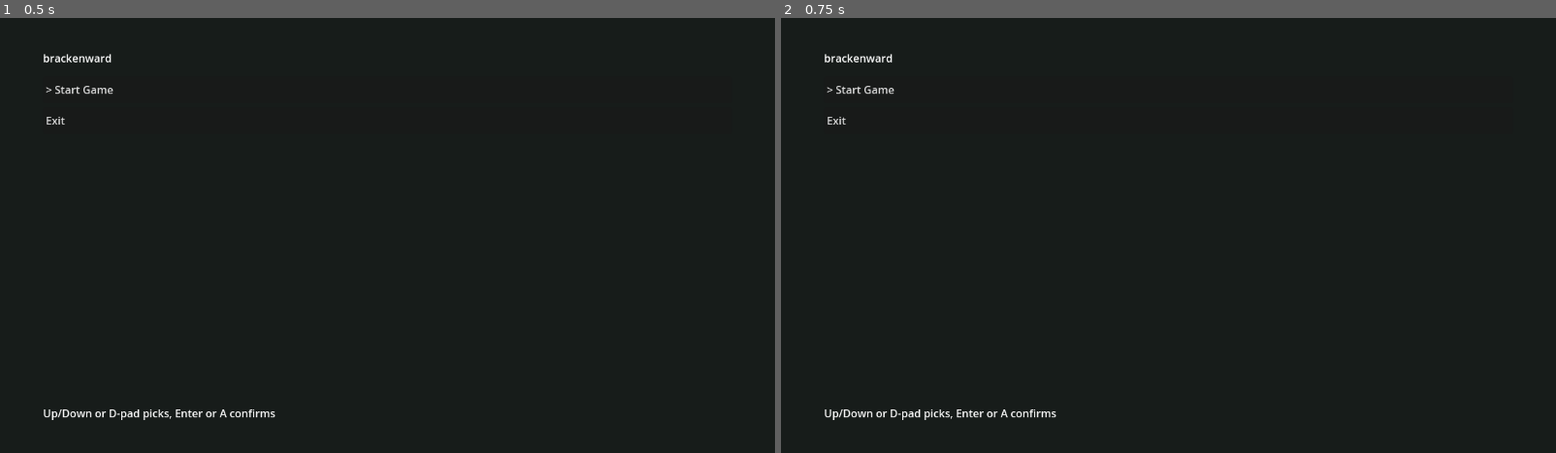
Above: before the commit, frames 1-2 (left to right).
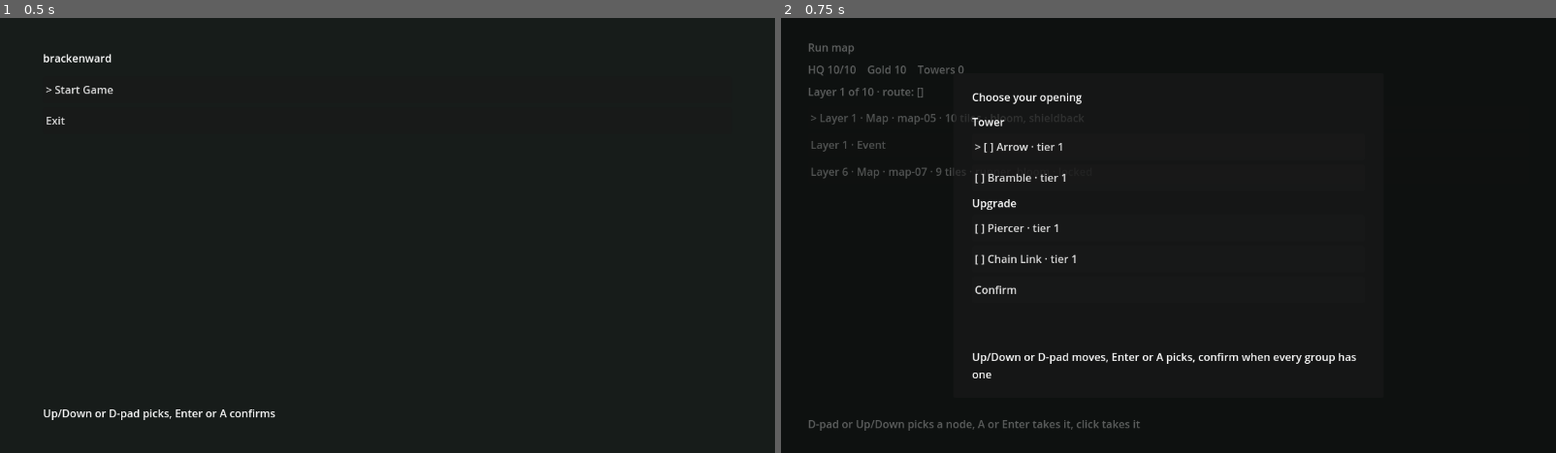
Above: after the commit, the same moments.

Repository: Guibrush/brackenward
Game: Godot game, scene res://scenes/boot.tscn
Two runs of this game, one before a commit and one after it. Both use one fixed random seed, a clock stepped at 60 frames per second and the inputs below.
Inputs:
- Up to frame 1 (0.5 s): no input
- Up to frame 2 (0.75 s): click "> Start Game" at 0.5 s

Frame 1 is identical in both runs. In frame 2, 2.5% of the frame differs, in the area x 3-75%, y 5-95%.
Error before the commit: Cannot call method 'instantiate' on a null value. (res://src/ui/boot.gd:484)

Commit message:
feat(ui): the tower window is reachable from the bar and the board
Steps 4-7 of the wiring: the run refuses to start without the window scene, the open handler exists before anything connects to it, the panel raises tower_inspected for a placed tower only, and boot.tscn carries the scene reference.

I added the scene reference myself after the dispatch stopped one step short: without it the boot refused every run, because the refusal landed before the reference did. A broken game is worse than an unwired window.

Still missing: closing the window on level completion, and the demo/frame evidence. The window opens; nothing yet proves what it does.

Agent: eng/gameplay
Task: T-0074

Diff:
--- a/scenes/boot.tscn
+++ b/scenes/boot.tscn
@@ -6,6 +6,7 @@
 [ext_resource type="PackedScene" path="res://scenes/main.tscn" id="4_level"]
 [ext_resource type="PackedScene" path="res://scenes/choice_modal.tscn" id="5_modal"]
 [ext_resource type="PackedScene" path="res://scenes/inventory_bar.tscn" id="6_bar"]
+[ext_resource type="PackedScene" path="res://scenes/tower_window.tscn" id="7_window"]
 
 [node name="Boot" type="Control"]
 layout_mode = 3
@@ -21,6 +22,7 @@
 level_scene = ExtResource("4_level")
 choice_modal_scene = ExtResource("5_modal")
 inventory_bar_scene = ExtResource("6_bar")
+tower_window_scene = ExtResource("7_window")
 
 [node name="Backdrop" type="ColorRect" parent="."]
 layout_mode = 1
--- a/src/ui/boot.gd
+++ b/src/ui/boot.gd
@@ -341,6 +341,16 @@
 		# rather than opened and left thin.
 		_refuse("start a run", "inventory_bar_scene is not wired: the run would have no inventory view")
 		return false
+	if tower_window_scene == null:
+		# The window is the only door to a tower's tier, what it carries and its
+		# three actions (T-0074), and the only place an upgrade in hand can be
+		# equipped. A run without it would hold towers the player can never open,
+		# so the run is refused here rather than opened half-playable.
+		_refuse(
+			"start a run",
+			"tower_window_scene is not wired: the run would have no tower window"
+		)
+		return false
 	if hud_layer_path.is_empty() or get_node_or_null(hud_layer_path) == null:
 		_refuse("start a run", "the HUD layer '%s' is missing from the scene" % hud_layer_path)
 		return false
@@ -424,6 +434,7 @@
 	# outlive it, or the next run's map would be held by a dead choice.
 	_free_opening_modal()
 	_free_inventory_bar()
+	_free_tower_window()
 	if _map_screen != null:
 		_map_screen.name = "MapScreen@released"
 		_map_screen.queue_free()
@@ -470,9 +481,9 @@
 
 
 ## The run's tower window: mounted after the bar so it draws over it, and bound to
-## the same session. Its two doors (the bar's `tower_selected` and the build
-## panel's `tower_inspected`) are wired in `_wire_level_panel()` and
-## `_mount_tower_window()` - see the notes there.
+## the same session. The bar's `tower_selected` door is wired here, with the mount;
+## the level's `tower_inspected` door and the arena are wired per level in
+## `_wire_level_panel()` - see the notes there.
 func _mount_tower_window() -> bool:
 	if _flow == null:
 		_refuse("mount the tower window", "no run has started")
@@ -497,6 +508,12 @@
 		window.queue_free()
 		return false
 	_tower_window = window
+	# The bar's door, wired where the bar is: the bar is the one inventory view on
+	# both screens, so a click on a tower in hand opens the window on the map as well
+	# as in a level - and the map is where a tower in hand is selected to equip
+	# (T-0074). The level's door follows in `_wire_level_panel()`.
+	if _inventory_bar != null and is_instance_valid(_inventory_bar):
+		_connect(_inventory_bar, "tower_selected", _on_tower_open_requested)
 	_print_hud("mount_window", "the run began")
 	return true
 
@@ -543,6 +560,27 @@
 	window.unbind()
 	window.name = "TowerWindow@released"
 	window.queue_free()
+
+
+## The one door both of the window's sources reach (T-0074): the bar's
+## `tower_selected` - a click on a tower in hand, on the map screen as well as in a
+## level - and the level's build panel `tower_inspected`, raised for a click on a
+## **placed** tower only. One handler, so the two sources cannot open two windows
+## or disagree about which ids open one.
+##
+## A negative id is "nothing is selected" (the bar sends -1 when its own selection
+## is dropped), not a tower that could not be found: it is ignored silently rather
+## than printed as a refusal, because nothing went wrong.
+func _on_tower_open_requested(instance_id: int) -> void:
+	if instance_id < 0:
+		return
+	if _tower_window == null or not is_instance_valid(_tower_window):
+		_refuse("open the tower window", "no tower window is mounted for this run")
+		return
+	if not _tower_window.open_for(instance_id):
+		# The window printed its own reason; this copy is the boot's record that the
+		# door it wired was the one that failed.
+		_refuse("open the tower window", "the window refused instance %d" % instance_id)
 
 
 ## What the boot decided about the bar, in the bar's own terms: whether it is on
@@ -610,12 +648,21 @@
 	if panel.has_method("select_instance"):
 		_connect(bar, "tower_selected", Callable(panel, "select_instance"))
 	_connect(panel, "tower_selected", Callable(bar, "mark_selected"))
+	# The window's second door and its arena (T-0074). The arena is the level that
+	# owns the phase lock and the tier price, and a run opens more than one level, so
+	# it is bound here - once per level - rather than at the mount.
+	var window_arena := false
+	if _tower_window != null and is_instance_valid(_tower_window):
+		window_arena = bool(_tower_window.bind_arena(arena))
+		_connect(panel, "tower_inspected", _on_tower_open_requested)
 	print("BOOT_WIRED " + JSON.stringify({
 		"panel": String(panel.name),
 		"bar": String(bar.name),
 		"guard": guard_added,
 		"reserve": bar_height,
 		"panel_reserve": int(panel.content_reserve()) if panel.has_method("content_reserve") else 0,
+		"window": _tower_window != null and is_instance_valid(_tower_window),
+		"window_arena": window_arena,
 		"level": _flow.level_node_id(),
 		"screen": screen_name(),
 	}))
--- a/src/ui/build_panel.gd
+++ b/src/ui/build_panel.gd
@@ -27,6 +27,11 @@
 ##   inventing a second sentence for the same rule. The one exception is a refusal
 ##   the arena never hears - placing with nothing armed - because that is this
 ##   panel's own refusal, and it says so.
+## * **A placed tower has a window, and placing one does not open it (T-0074).**
+##   Selecting a tower that is already on a tile raises `tower_inspected`, and the
+##   boot opens the tower window on it. Placing raises `tower_placed` and only
+##   selects, so the window never appears over the board the player is still
+##   building on; a selection arriving from the bar is the bar's own signal.
 ## * **Always visible:** HQ current/max and the phase, in one line that is re-read
 ##   from the run on every signal rather than cached. Gold left this line in
 ##   T-0068 with the inventory: it is the bar's number now.
@@ -175,6 +180,13 @@
 ## so one selection is shown in two places. A selection that arrived *from* the bar
 ## does not raise this, which is what keeps the two views from echoing.
 signal tower_selected(instance_id: int)
+## A **placed** tower was selected on the board (T-0074), so the boot can open the
+## tower window for it. Raised only when the selection was made here, on a tower
+## that is already on a tile: placing a tower raises `tower_placed` instead, because
+## a window over the tile the player just clicked would cover the board they are
+## still building on; and a selection arriving from the bar is already that bar's
+## `tower_selected`, which the boot wires to the same door.
+signal tower_inspected(instance_id: int)
 ## The player started the level's next wave (T-0059): `wave` is the one now
 ## running, `waves` the level's total. Emitted after the arena printed its own
 ## `WAVE_START`/`ARENA_PHASE`, so a listener cannot report a wave the log has not.
@@ -719,6 +731,12 @@
 		tower_armed.emit(_armed_id)
 	if announce:
 		tower_selected.emit(_selected_id)
+	# The placed tower's window (T-0074). Only for a selection made here, on a tower
+	# that is on a tile: an armed in-hand tower is opened by the bar's own signal,
+	# and `place_at()` selects the tower it just placed without passing through here,
+	# so placing one never pops a window over the board.
+	if bool(instance.placed) and announce:
+		tower_inspected.emit(_selected_id)
 	return true
 
 
Not shown: 1 places in scenes/boot.tscn that only renumber resources
